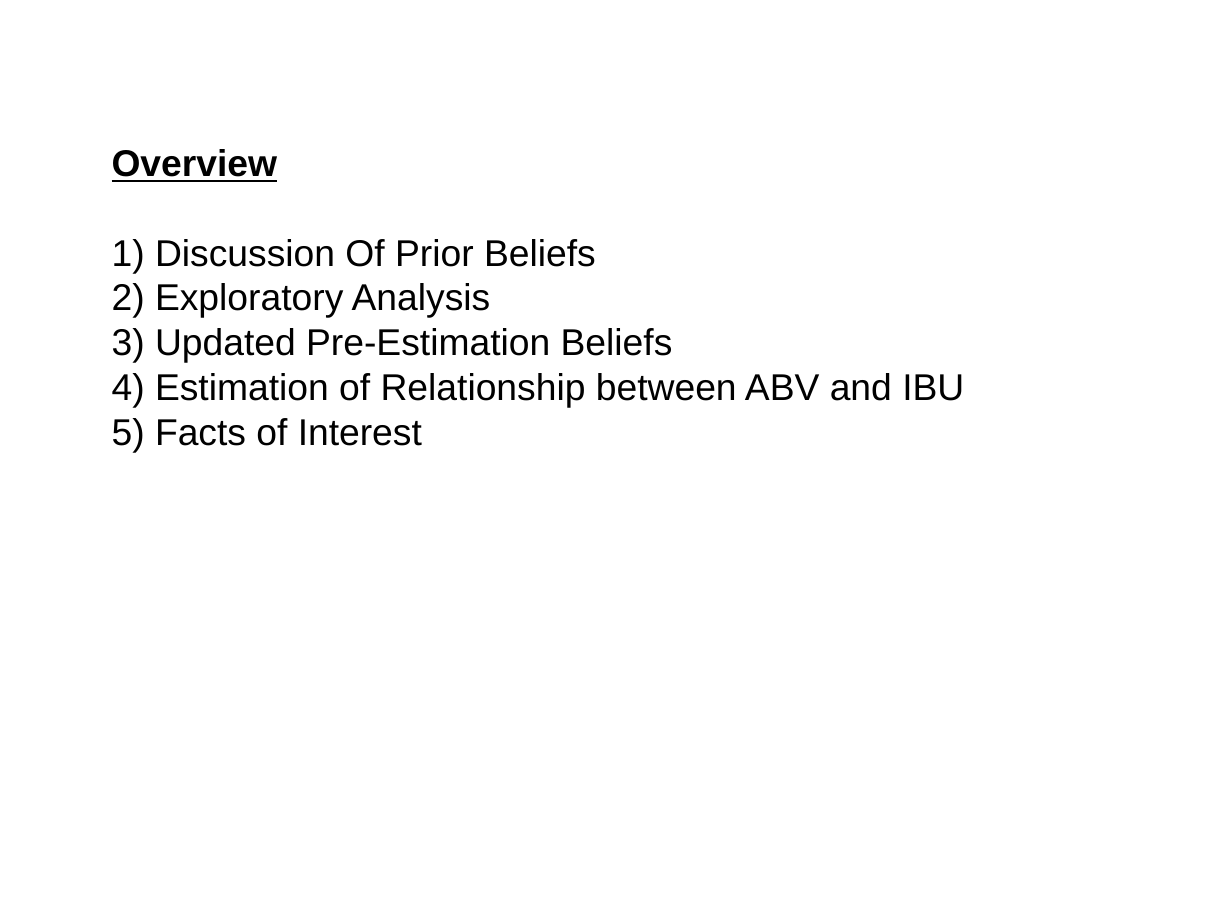
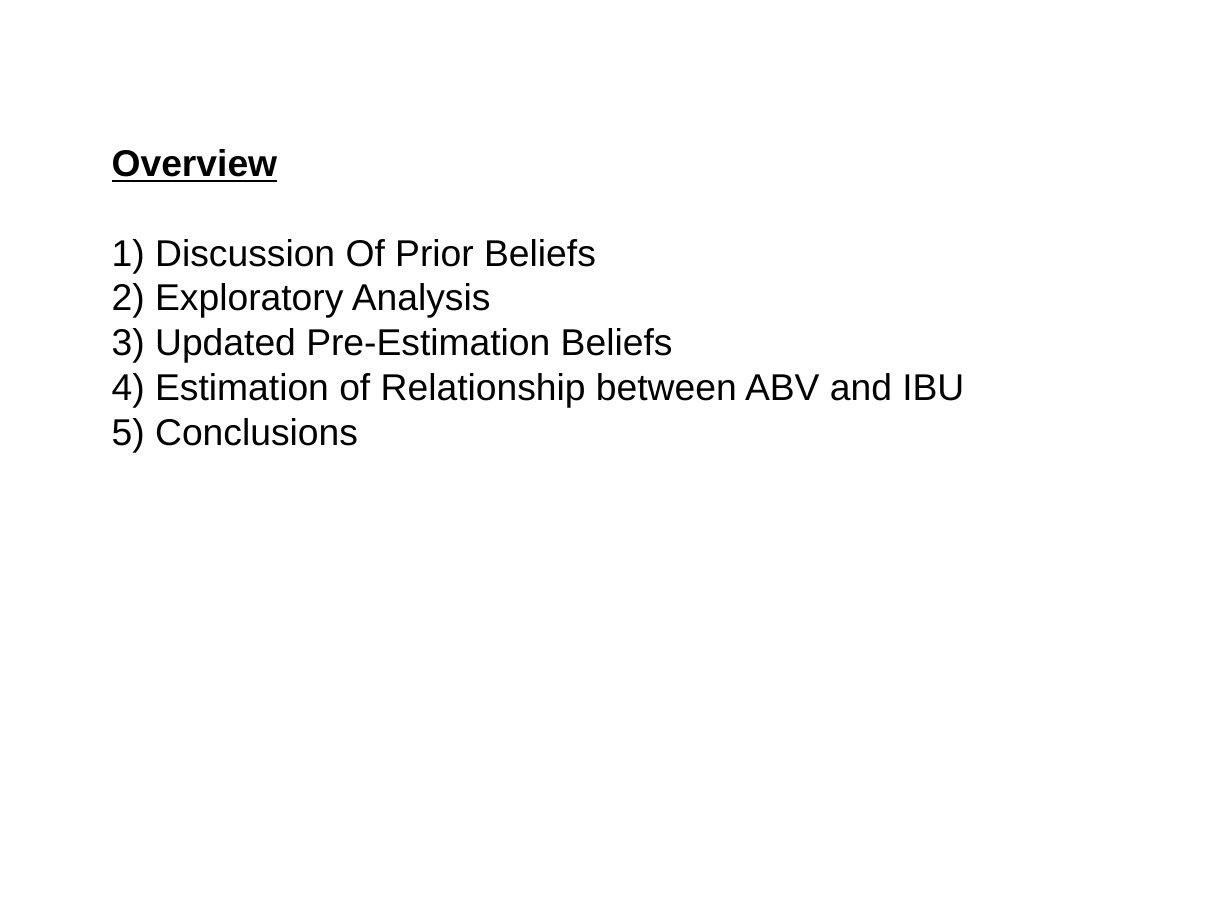
Before and after one commit to sjmiller8182/BeerAnalysis, a slide deck: slide 7 of presentations/Thompson_Kevin_Presentation.pptx. Drawn at 1232x924 pixels with LibreOffice and Linux fonts; fonts in the diff are those of the drawing; background and template pictures are left out. Boxes give left, top, right and bottom in pixels: in the first picture for what was removed or moved away, otherwise in the second. Text is boxed around its words. In the diff, an @@ line names an element or a change of style, - is before the commit and + after.

```diff
--- a/presentations/Thompson_Kevin_Presentation.pptx
+++ b/presentations/Thompson_Kevin_Presentation.pptx
@@ text at (x1=155, y1=418, x2=358, y2=446): text changed @@
-5) Facts of Interest
+5) Conclusions
```
Also in this commit, not shown: 5 other slides changed, 3 slides removed, 1 other file.
